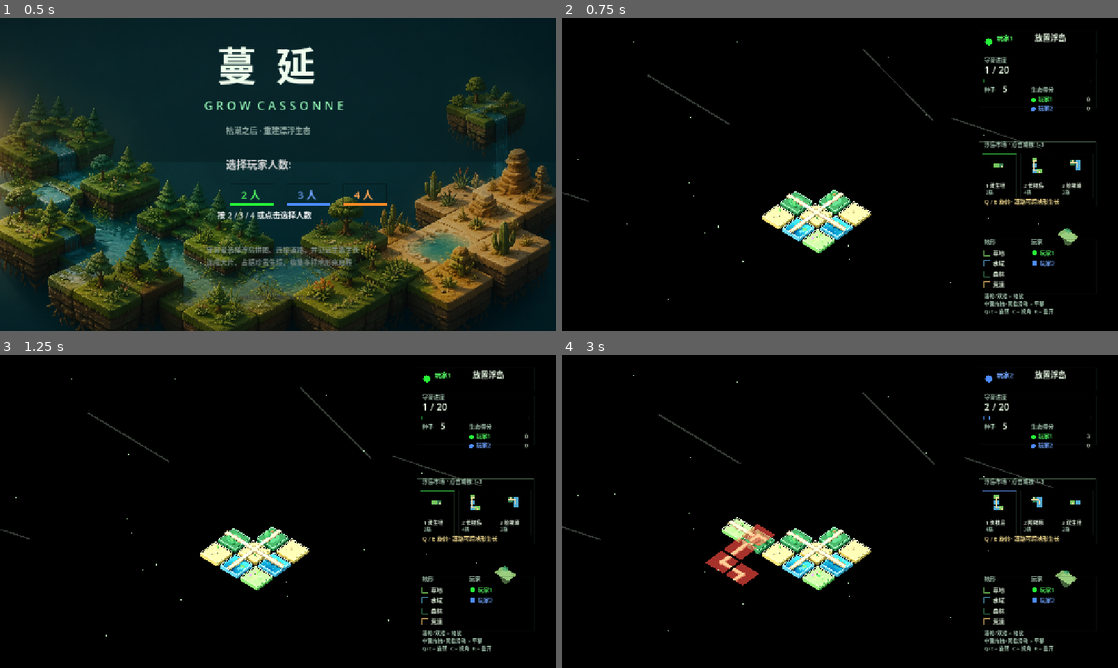
Above: before the commit, frames 1-4 (two rows, left to right).
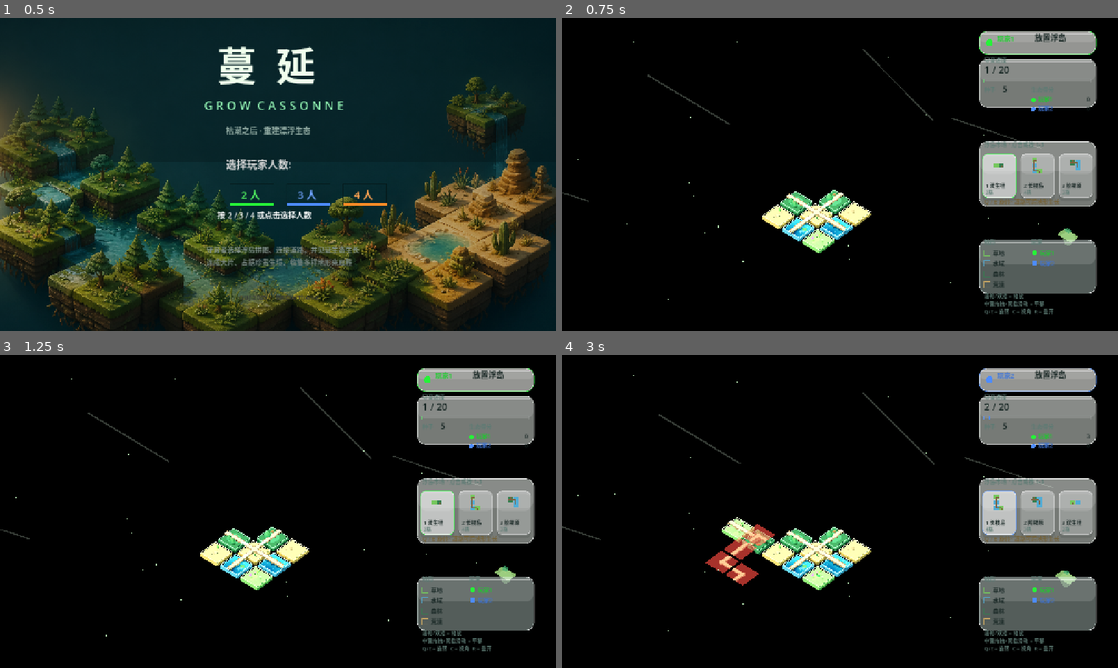
Above: after the commit, the same moments.

Repository: KurtZhang01/growcassonne
Game: Godot game, scene res://scenes/main.tscn
The game is run twice, just before and just after one commit, with the same random seed, the same clock (stepped at 60 frames per second) and the same inputs.
Inputs (mouse positions are in pixels of both pictures, inside the frame that each line leads up to):
- Up to frame 1 (0.5 s): no input
- Up to frame 2 (0.75 s): tap Enter at 0.5 s; move the mouse to (962, 158) at 0.52 s; tap 2 at 0.6 s; click (962, 158) at 0.67 s
- Up to frame 3 (1.25 s): no input
- Up to frame 4 (3 s): drag from (728, 527) to (812, 574) at 1.27 s; move the mouse to (895, 442) at 2.02 s; tap 4 at 2.1 s; click (895, 442) at 2.17 s; drag from (812, 574) to (673, 464) at 2.77 s

Frame 1 is identical in both runs. In frame 2, 13% of the frame differs, in the area x 75-97%, y 4-95%; in frame 3, 13%; in frame 4, 13%.

Commit message:
Restyle sidebar UI with glass cards

Diff:
--- a/scripts/main3d.gd
+++ b/scripts/main3d.gd
@@ -1506,28 +1506,29 @@
 	ui_ctrl.draw_set_transform(Vector2.ZERO, 0.0, Vector2.ONE * interface_scale)
 	var vp = screen_size / interface_scale
 	var ux = vp.x - 320.0; var uy = 30.0
-	var card_bg = Color(0.045, 0.075, 0.068, 0.66)
-	var card_bg_soft = Color(0.060, 0.105, 0.086, 0.54)
-	var card_line = Color(0.68, 0.92, 0.70, 0.28)
-	var ink = Color(0.93, 1.00, 0.91)
-	var muted = Color(0.67, 0.81, 0.72)
+	var glass = Color(0.96, 0.99, 0.96, 0.48)
+	var glass_strong = Color(1.00, 1.00, 0.98, 0.58)
+	var glass_soft = Color(0.86, 0.95, 0.92, 0.38)
+	var glass_line = Color(1.00, 1.00, 1.00, 0.52)
+	var ink = Color(0.08, 0.14, 0.13)
+	var muted = Color(0.36, 0.48, 0.45)
 
 	if state == S.TITLE: _draw_title(vp, font); return
 	if state == S.GAME_OVER: _draw_gameover(vp, font); return
 
 	var pcol = PLAYER_COLORS[current_player]
-	_draw_hud_card(Rect2(ux, uy, 270, 52), Color(0.04, 0.07, 0.065, 0.72), pcol.lightened(0.18))
+	_draw_glass_card(Rect2(ux, uy, 270, 54), glass_strong, pcol.lightened(0.10))
 	var st := "放置浮岛" if state == S.PLACE_TILE else "放置种子"
-	ui_ctrl.draw_circle(Vector2(ux + 22, uy + 25), 8, pcol)
-	ui_ctrl.draw_string(font, Vector2(ux + 40, uy + 22), PLAYER_NAMES[current_player], HORIZONTAL_ALIGNMENT_LEFT, -1, 15, pcol.lightened(0.22))
+	ui_ctrl.draw_circle(Vector2(ux + 24, uy + 27), 8, pcol)
+	ui_ctrl.draw_string(font, Vector2(ux + 42, uy + 23), PLAYER_NAMES[current_player], HORIZONTAL_ALIGNMENT_LEFT, -1, 15, pcol.darkened(0.16))
 	ui_ctrl.draw_string(font, Vector2(ux + 128, uy + 23), st, HORIZONTAL_ALIGNMENT_LEFT, -1, 18, ink)
 
 	var sy = uy + 70
-	_draw_hud_card(Rect2(ux, sy - 6, 270, 112), card_bg_soft, card_line)
+	_draw_glass_card(Rect2(ux, sy - 6, 270, 112), glass, glass_line)
 	ui_ctrl.draw_string(font, Vector2(ux + 12, sy + 2), "守育进度", HORIZONTAL_ALIGNMENT_LEFT, -1, 13, muted)
 	ui_ctrl.draw_string(font, Vector2(ux + 12, sy + 27), "%d / %d" % [turns_played + 1, total_turns], HORIZONTAL_ALIGNMENT_LEFT, -1, 22, ink)
 	var bp = float(turns_played) / total_turns
-	ui_ctrl.draw_rect(Rect2(ux + 12, sy + 40, 246, 8), Color(0.72, 0.92, 0.78, 0.18), 0, true, 4.0)
+	ui_ctrl.draw_rect(Rect2(ux + 12, sy + 40, 246, 8), Color(1.0, 1.0, 1.0, 0.38), 0, true, 4.0)
 	ui_ctrl.draw_rect(Rect2(ux + 12, sy + 40, 246 * bp, 8), pcol, 0, true, 4.0)
 
 	ui_ctrl.draw_string(font, Vector2(ux + 12, sy + 70), "种子", HORIZONTAL_ALIGNMENT_LEFT, -1, 13, muted)
@@ -1535,18 +1536,17 @@
 	ui_ctrl.draw_string(font, Vector2(ux + 120, sy + 70), "生态得分", HORIZONTAL_ALIGNMENT_LEFT, -1, 13, muted)
 	for i in player_count:
 		ui_ctrl.draw_circle(Vector2(ux + 125, sy + 92 + i * 21 - 3), 5, PLAYER_COLORS[i])
-		ui_ctrl.draw_string(font, Vector2(ux + 136, sy + 92 + i * 21), PLAYER_NAMES[i], HORIZONTAL_ALIGNMENT_LEFT, -1, 13, PLAYER_COLORS[i].lightened(0.20))
+		ui_ctrl.draw_string(font, Vector2(ux + 136, sy + 92 + i * 21), PLAYER_NAMES[i], HORIZONTAL_ALIGNMENT_LEFT, -1, 13, PLAYER_COLORS[i].darkened(0.18))
 		ui_ctrl.draw_string(font, Vector2(ux + 226, sy + 92 + i * 21), str(scores[i]), HORIZONTAL_ALIGNMENT_RIGHT, 30, 14, ink)
 
 	var iy = sy + 192
 	if state == S.PLACE_TILE:
-		_draw_hud_card(Rect2(ux, iy - 8, 270, 150), card_bg, card_line)
+		_draw_glass_card(Rect2(ux, iy - 8, 270, 150), glass, glass_line)
 		ui_ctrl.draw_string(font, Vector2(ux + 12, iy + 4), "浮岛市场 · 点击或按 1-3", HORIZONTAL_ALIGNMENT_LEFT, -1, 13, muted)
 		for i in piece_market.size():
 			var piece: Dictionary = piece_market[i]; var bx = ux + 8 + i * 88.0; var by = iy + 20
-			var bg = Color(0.14, 0.22, 0.16, 0.86) if i == selected_market else Color(0.08, 0.12, 0.105, 0.62)
-			ui_ctrl.draw_rect(Rect2(bx, by, 78, 102), bg, 0, true, 6.0)
-			if i == selected_market: ui_ctrl.draw_rect(Rect2(bx, by, 78, 3), pcol.lightened(0.15))
+			var bg = Color(1.0, 1.0, 1.0, 0.58) if i == selected_market else Color(1.0, 1.0, 1.0, 0.30)
+			_draw_glass_card(Rect2(bx, by, 78, 102), bg, pcol.lightened(0.15) if i == selected_market else Color(1.0, 1.0, 1.0, 0.35), 12.0)
 			var preview_rotation = piece_rotation if i == selected_market else 0
 			var preview_cells = _piece_cells(piece, preview_rotation)
 			var min_cell = preview_cells[0]; var max_cell = preview_cells[0]
@@ -1563,21 +1563,21 @@
 				var mask = _rotate_road_mask(piece["roads"][cell_index], preview_rotation)
 				for dir_index in DIRS.size():
 					if (mask & (1 << dir_index)) != 0:
-						ui_ctrl.draw_line(center, center + Vector2(DIRS[dir_index]) * 6.0, Color("#f0d79d"), 2.0)
+						ui_ctrl.draw_line(center, center + Vector2(DIRS[dir_index]) * 6.0, Color("#80623f"), 2.0)
 			ui_ctrl.draw_string(font, Vector2(bx + 7, by + 78), "%d %s" % [i + 1, piece["name"]], HORIZONTAL_ALIGNMENT_LEFT, 64, 12, ink)
 			ui_ctrl.draw_string(font, Vector2(bx + 7, by + 93), "%d格" % piece["cells"].size(), HORIZONTAL_ALIGNMENT_LEFT, -1, 11, muted)
-		ui_ctrl.draw_string(font, Vector2(ux + 12, iy + 136), "Q / E 旋转 · 道路可跨地形生长", HORIZONTAL_ALIGNMENT_LEFT, -1, 13, Color("#ead38a"))
+		ui_ctrl.draw_string(font, Vector2(ux + 12, iy + 136), "Q / E 旋转 · 道路可跨地形生长", HORIZONTAL_ALIGNMENT_LEFT, -1, 13, Color("#746239"))
 	elif state == S.PLACE_SEED:
-		_draw_hud_card(Rect2(ux, iy - 8, 270, 128), card_bg, card_line)
+		_draw_glass_card(Rect2(ux, iy - 8, 270, 128), glass, glass_line)
 		ui_ctrl.draw_string(font, Vector2(ux + 12, iy + 2), "操作", HORIZONTAL_ALIGNMENT_LEFT, -1, 13, muted)
-		ui_ctrl.draw_string(font, Vector2(ux + 12, iy + 27), "左键  放种子", HORIZONTAL_ALIGNMENT_LEFT, -1, 15, Color("#78efa1"))
+		ui_ctrl.draw_string(font, Vector2(ux + 12, iy + 27), "左键  放种子", HORIZONTAL_ALIGNMENT_LEFT, -1, 15, Color("#188b49"))
 		ui_ctrl.draw_string(font, Vector2(ux + 12, iy + 51), "右键  直接生长", HORIZONTAL_ALIGNMENT_LEFT, -1, 15, muted)
 		ui_ctrl.draw_string(font, Vector2(ux + 12, iy + 82), "上回合新生长 %d 格" % last_growth_count, HORIZONTAL_ALIGNMENT_LEFT, -1, 13, muted)
 		if not last_road_event.is_empty():
-			ui_ctrl.draw_string(font, Vector2(ux + 12, iy + 106), last_road_event, HORIZONTAL_ALIGNMENT_LEFT, 250, 13, Color("#ead38a"))
+			ui_ctrl.draw_string(font, Vector2(ux + 12, iy + 106), last_road_event, HORIZONTAL_ALIGNMENT_LEFT, 250, 13, Color("#806022"))
 
 	var ly = vp.y - 200.0
-	_draw_hud_card(Rect2(ux, ly - 10, 270, 124), Color(0.045, 0.075, 0.068, 0.50), card_line)
+	_draw_glass_card(Rect2(ux, ly - 10, 270, 124), glass_soft, glass_line)
 	ui_ctrl.draw_string(font, Vector2(ux + 12, ly), "地形", HORIZONTAL_ALIGNMENT_LEFT, -1, 13, muted)
 	for i in TERRAIN_TOP.size():
 		ui_ctrl.draw_rect(Rect2(ux + 12, ly + 14 + i * 24, 14, 14), TERRAIN_TOP[i], 0, true, 4.0)
@@ -1585,16 +1585,30 @@
 	ui_ctrl.draw_string(font, Vector2(ux + 120, ly), "玩家", HORIZONTAL_ALIGNMENT_LEFT, -1, 13, muted)
 	for i in player_count:
 		ui_ctrl.draw_circle(Vector2(ux + 128, ly + 20 + i * 24), 6, PLAYER_COLORS[i])
-		ui_ctrl.draw_string(font, Vector2(ux + 140, ly + 26 + i * 24), PLAYER_NAMES[i], HORIZONTAL_ALIGNMENT_LEFT, -1, 13, PLAYER_COLORS[i].lightened(0.20))
-	ui_ctrl.draw_line(Vector2(ux, vp.y - 95), Vector2(ux + 270, vp.y - 95), card_line, 1.0)
+		ui_ctrl.draw_string(font, Vector2(ux + 140, ly + 26 + i * 24), PLAYER_NAMES[i], HORIZONTAL_ALIGNMENT_LEFT, -1, 13, PLAYER_COLORS[i].darkened(0.18))
+	ui_ctrl.draw_line(Vector2(ux + 4, vp.y - 95), Vector2(ux + 266, vp.y - 95), Color(1.0, 1.0, 1.0, 0.28), 1.0)
 	ui_ctrl.draw_string(font, Vector2(ux + 12, vp.y - 76), "滚轮/双指 = 缩放", HORIZONTAL_ALIGNMENT_LEFT, -1, 12, muted)
 	ui_ctrl.draw_string(font, Vector2(ux + 12, vp.y - 58), "中键拖拽/双指滑动 = 平移", HORIZONTAL_ALIGNMENT_LEFT, -1, 12, muted)
 	ui_ctrl.draw_string(font, Vector2(ux + 12, vp.y - 40), "Q/E = 旋转  C = 视角  R = 重开", HORIZONTAL_ALIGNMENT_LEFT, -1, 12, muted)
 
-func _draw_hud_card(rect: Rect2, fill: Color = Color(0.055, 0.085, 0.078, 0.62), line: Color = Color(0.66, 0.88, 0.72, 0.20)):
-	ui_ctrl.draw_rect(Rect2(rect.position + Vector2(0, 3), rect.size), Color(0.02, 0.04, 0.035, 0.16), 0, true, 8.0)
-	ui_ctrl.draw_rect(rect, fill, 0, true, 8.0)
-	ui_ctrl.draw_rect(Rect2(rect.position, Vector2(rect.size.x, 1.5)), line)
+func _draw_glass_card(rect: Rect2, fill: Color, line: Color = Color(1.0, 1.0, 1.0, 0.45), radius: float = 18.0):
+	var shadow = StyleBoxFlat.new()
+	shadow.bg_color = Color(0.02, 0.06, 0.05, 0.11)
+	shadow.corner_radius_top_left = int(radius); shadow.corner_radius_top_right = int(radius)
+	shadow.corner_radius_bottom_left = int(radius); shadow.corner_radius_bottom_right = int(radius)
+	ui_ctrl.draw_style_box(shadow, Rect2(rect.position + Vector2(0, 8), rect.size))
+	var frost = StyleBoxFlat.new()
+	frost.bg_color = fill
+	frost.border_color = line; frost.set_border_width_all(1)
+	frost.corner_radius_top_left = int(radius); frost.corner_radius_top_right = int(radius)
+	frost.corner_radius_bottom_left = int(radius); frost.corner_radius_bottom_right = int(radius)
+	ui_ctrl.draw_style_box(frost, rect)
+	var sheen = StyleBoxFlat.new()
+	sheen.bg_color = Color(1.0, 1.0, 1.0, 0.13)
+	sheen.corner_radius_top_left = int(radius); sheen.corner_radius_top_right = int(radius)
+	sheen.corner_radius_bottom_left = int(radius); sheen.corner_radius_bottom_right = int(radius)
+	ui_ctrl.draw_style_box(sheen, Rect2(rect.position + Vector2(1, 1), Vector2(rect.size.x - 2, rect.size.y * 0.45)))
+	ui_ctrl.draw_rect(Rect2(rect.position + Vector2(8, 6), Vector2(rect.size.x - 16, 1.2)), Color(1.0, 1.0, 1.0, 0.42))
 
 func _draw_title(vp: Vector2, font: Font):
 	ui_ctrl.draw_texture_rect_region(TITLE_BACKGROUND, Rect2(Vector2.ZERO, vp), _cover_source_rect(TITLE_BACKGROUND, vp))
